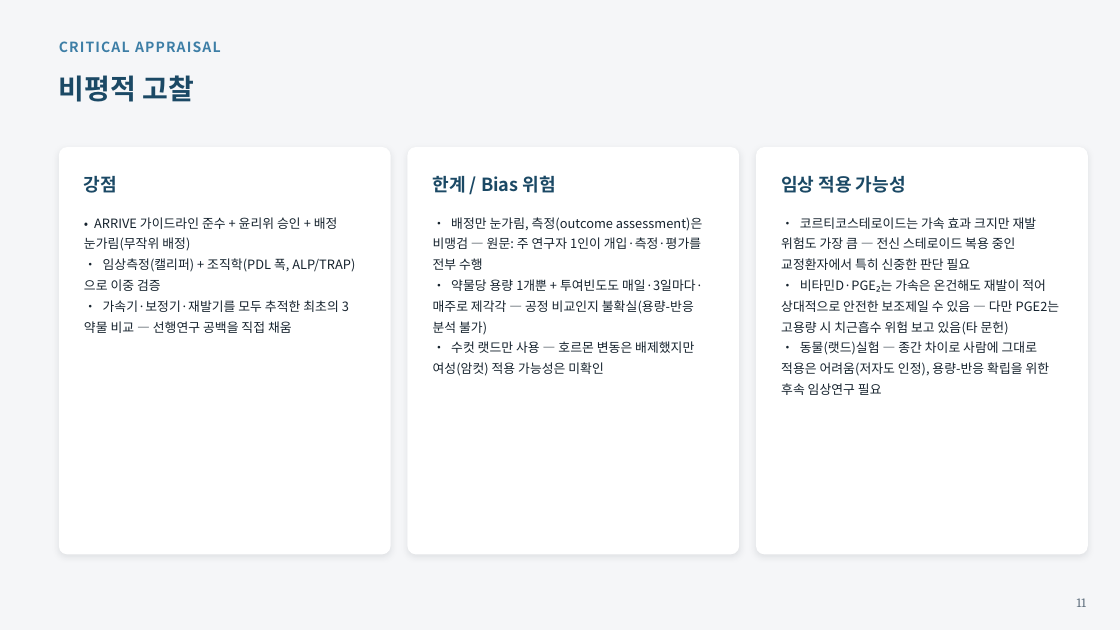
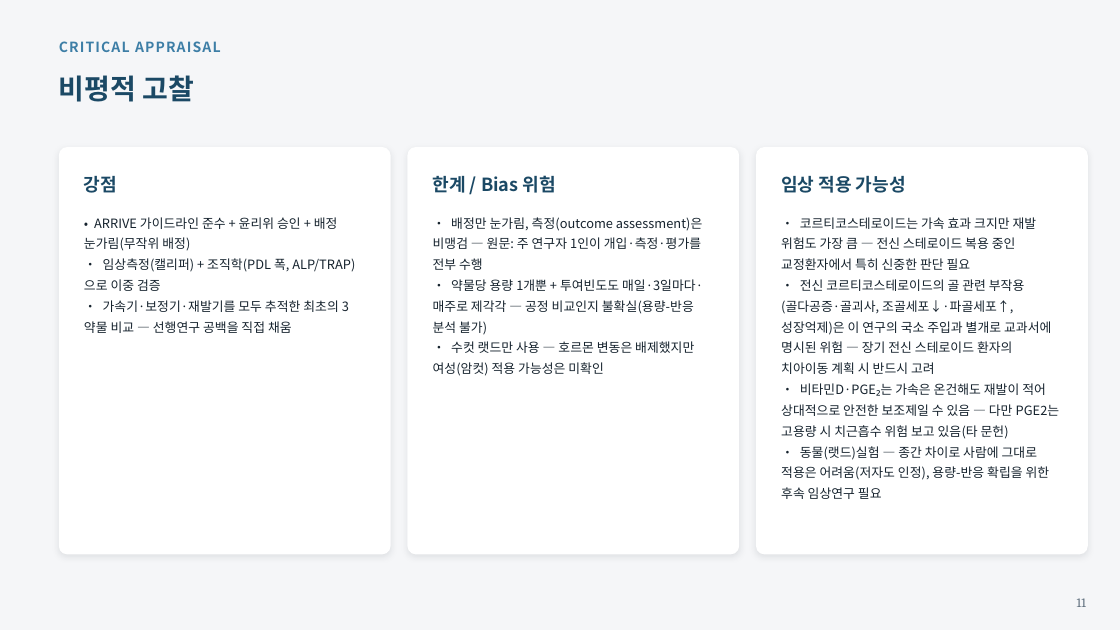
Before and after one commit to yojokem/-, a slide deck: slide 11 of 치과약리학실험2-논문발표/치과약리학실험2_논문발표.pptx. Drawn at 1120x630 pixels with LibreOffice and Linux fonts; fonts in the diff are those of the drawing. Boxes give left, top, right and bottom in pixels: in the first picture for what was removed or moved away, otherwise in the second. Text is boxed around its words. In the diff, an @@ line names an element or a change of style, - is before the commit and + after.

```diff
--- a/치과약리학실험2-논문발표/치과약리학실험2_논문발표.pptx
+++ b/치과약리학실험2-논문발표/치과약리학실험2_논문발표.pptx
@@ text at <box>781,279,1051,374</box>: paragraph added @@
+• 전신 코르티코스테로이드의 골 관련 부작용(골다공증·골괴사, 조골세포↓·파골세포↑, 성장억제)은 이 연구의 국소 주입과 별개로 교과서에 명시된 위험 — 장기 전신 스테로이드 환자의 치아이동 계획 시 반드시 고려
```
Also in this commit, not shown: 1 other slide changed, 2 other files.
